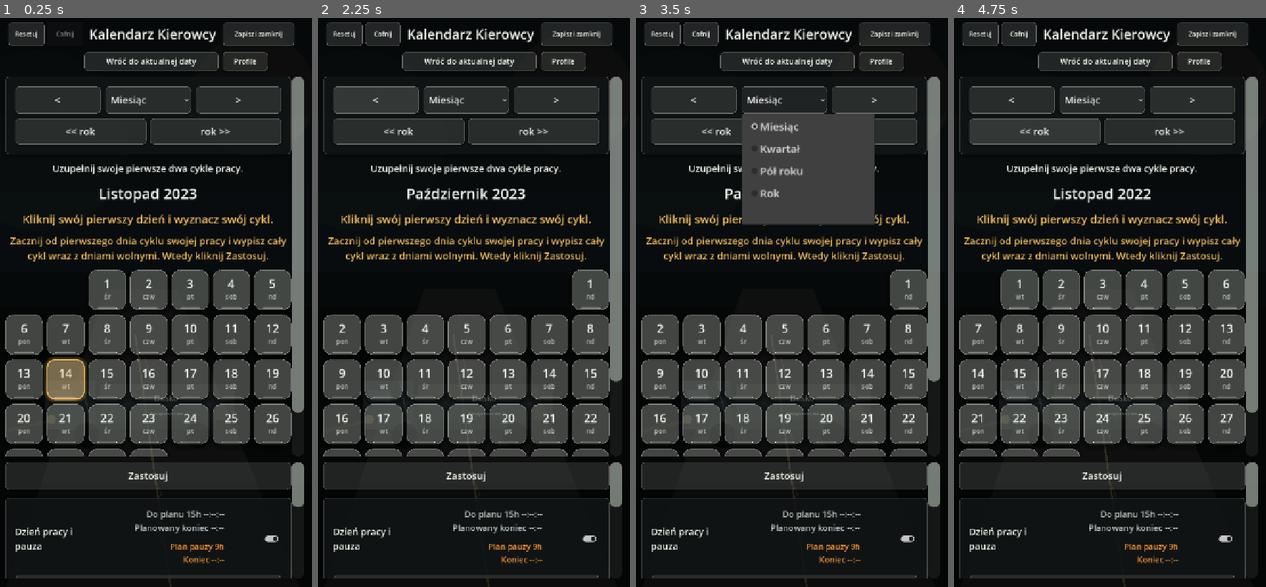
Above: before the commit, frames 1-4 (left to right).
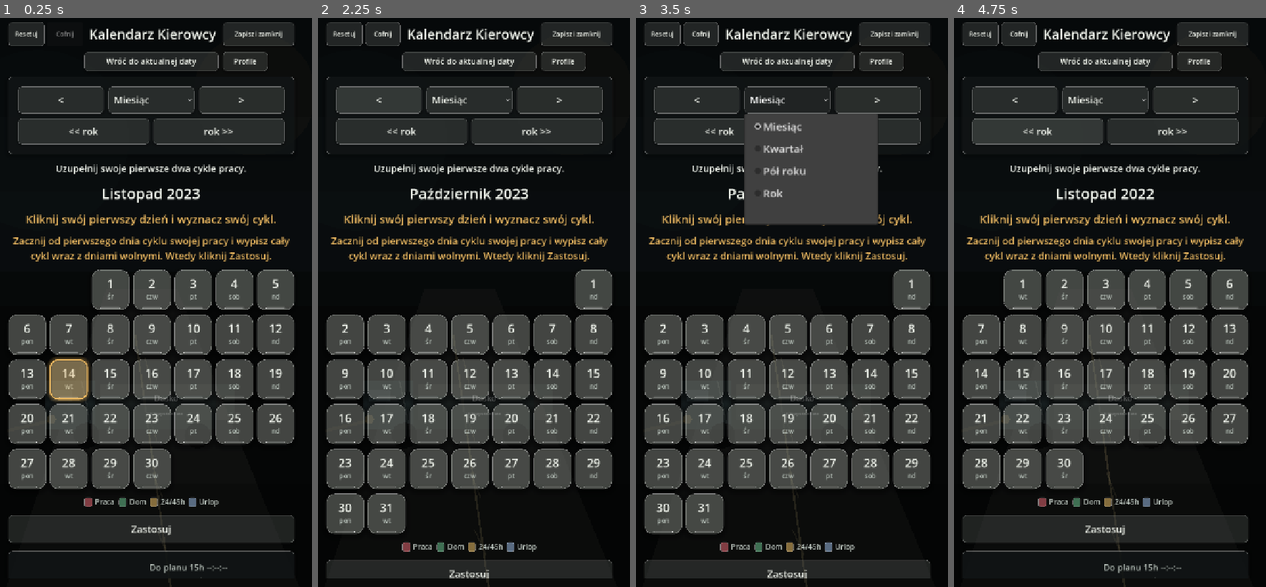
Above: after the commit, the same moments.

Repository: ElKlient/IDOL-Genesis
Game: Godot game, scene res://scenes/main.tscn
The game is run twice, just before and just after one commit, with the same random seed, the same clock (stepped at 60 frames per second) and the same inputs.
Inputs:
- Up to frame 1 (0.25 s): no input
- Up to frame 2 (2.25 s): click "Zapisz i zamknij" at 0.5 s; click "Cofnij" at 1.25 s; click "<" at 2 s
- Up to frame 3 (3.5 s): click "Miesiąc" at 2.75 s
- Up to frame 4 (4.75 s): click ">" at 3.5 s; click "<< rok" at 4.25 s

The runs differ from the first frame. In frame 1, 20% of the frame differs, in the area x 1-98%, y 10-99%; in frame 2, 21%; in frame 3, 20%; in frame 4, 20%.

Commit message:
Scroll calendar and work tools together without visible scrollbars

Diff:
--- a/scripts/main.gd
+++ b/scripts/main.gd
@@ -344,20 +344,26 @@
 	safe_margin.add_child(screen_root)
 
 	calendar_scroll = ScrollContainer.new()
+	# Calendar and tools share one scrolling page; keep both existing references.
+	main_scroll = calendar_scroll
 	calendar_scroll.horizontal_scroll_mode = ScrollContainer.SCROLL_MODE_DISABLED
-	calendar_scroll.vertical_scroll_mode = ScrollContainer.SCROLL_MODE_DISABLED
+	calendar_scroll.vertical_scroll_mode = ScrollContainer.SCROLL_MODE_SHOW_NEVER
 	calendar_scroll.scroll_deadzone = TOUCH_SCROLL_DEADZONE_MENU
 	calendar_scroll.size_flags_horizontal = Control.SIZE_EXPAND_FILL
-	calendar_scroll.size_flags_vertical = Control.SIZE_SHRINK_BEGIN
+	calendar_scroll.size_flags_vertical = Control.SIZE_EXPAND_FILL
 	calendar_scroll.clip_contents = true
 	calendar_scroll.resized.connect(_sync_calendar_root_width)
-	calendar_scroll.gui_input.connect(_on_calendar_scroll_gui_input)
+	calendar_scroll.gui_input.connect(_on_main_scroll_gui_input)
 	screen_root.add_child(calendar_scroll)
+	_style_main_scrollbar()
 
 	var calendar_center := CenterContainer.new()
 	calendar_center.size_flags_horizontal = Control.SIZE_EXPAND_FILL
 	calendar_center.clip_contents = true
 	calendar_scroll.add_child(calendar_center)
+	var page := VBoxContainer.new()
+	page.add_theme_constant_override("separation", 18)
+	calendar_center.add_child(page)
 
 	_add_return_today_overlay()
 	_add_reset_undo_overlay()
@@ -370,32 +376,14 @@
 	root.custom_minimum_size = Vector2(PORTRAIT_WIDTH, 0)
 	root.size_flags_horizontal = Control.SIZE_SHRINK_CENTER
 	root.add_theme_constant_override("separation", 18)
-	root.minimum_size_changed.connect(_fit_calendar_height.call_deferred)
-	calendar_center.add_child(root)
-
-	main_scroll = ScrollContainer.new()
-	main_scroll.horizontal_scroll_mode = ScrollContainer.SCROLL_MODE_DISABLED
-	main_scroll.scroll_deadzone = TOUCH_SCROLL_DEADZONE_MENU
-	main_scroll.size_flags_horizontal = Control.SIZE_EXPAND_FILL
-	main_scroll.size_flags_vertical = Control.SIZE_EXPAND_FILL
-	main_scroll.clip_contents = true
-	main_scroll.resized.connect(_sync_calendar_root_width)
-	main_scroll.gui_input.connect(_on_main_scroll_gui_input)
-	screen_root.add_child(main_scroll)
-	_lock_horizontal_scroll_deferred()
-	_style_main_scrollbar()
-	_style_calendar_scrollbar()
-
-	var options_center := CenterContainer.new()
-	options_center.size_flags_horizontal = Control.SIZE_EXPAND_FILL
-	options_center.clip_contents = true
-	main_scroll.add_child(options_center)
+	root.minimum_size_changed.connect(_sync_calendar_touch_shield.call_deferred)
+	page.add_child(root)
 
 	options_root = VBoxContainer.new()
 	options_root.custom_minimum_size = Vector2(PORTRAIT_WIDTH, 0)
 	options_root.size_flags_horizontal = Control.SIZE_SHRINK_CENTER
 	options_root.add_theme_constant_override("separation", 18)
-	options_center.add_child(options_root)
+	page.add_child(options_root)
 	_sync_calendar_root_width()
 
 	header_bar = HBoxContainer.new()
@@ -454,6 +442,7 @@
 	screen_root.move_child(return_today_spacer, 1)
 
 	navigation_panel = _build_navigation_panel()
+	navigation_panel.mouse_filter = Control.MOUSE_FILTER_PASS
 	root.add_child(navigation_panel)
 
 	summary_label = _make_label("", 21, COLOR_TEXT)
@@ -967,7 +956,8 @@
 	if _range_months() > 1:
 		calendar_touch_shield.visible = false
 		return
-	if calendar_only_mode and calendar_scroll.vertical_scroll_mode == ScrollContainer.SCROLL_MODE_DISABLED:
+	var scroll_bar := main_scroll.get_v_scroll_bar()
+	if calendar_only_mode and scroll_bar.max_value <= scroll_bar.page:
 		var viewport_rect := get_viewport_rect()
 		calendar_touch_shield.position = viewport_rect.position
 		calendar_touch_shield.size = viewport_rect.size
@@ -1069,6 +1059,7 @@
 
 func _build_day_tools_panel() -> PanelContainer:
 	var panel := _panel()
+	panel.mouse_filter = Control.MOUSE_FILTER_PASS
 	var box := _panel_box(panel)
 
 	var header := HBoxContainer.new()
@@ -1569,10 +1560,9 @@
 	if not saved:
 		calendar_only_mode = false
 	_update_main_scroll_touch_mode()
-	_update_calendar_scroll_touch_mode()
-
-	if main_scroll != null:
-		main_scroll.visible = not calendar_only_mode
+
+	if options_root != null:
+		options_root.visible = not calendar_only_mode
 	if navigation_panel != null:
 		navigation_panel.visible = not calendar_only_mode
 	if quick_navigation_panel != null:
@@ -1615,7 +1605,7 @@
 		_set_profile_panel_visible(false)
 	_apply_day_tools_visibility()
 	_update_undo_buttons()
-	_fit_calendar_height.call_deferred()
+	_sync_calendar_touch_shield.call_deferred()
 
 
 func _update_main_scroll_touch_mode() -> void:
@@ -1624,57 +1614,17 @@
 
 	main_scroll.scroll_deadzone = TOUCH_SCROLL_DEADZONE_MENU
 	main_scroll.horizontal_scroll_mode = ScrollContainer.SCROLL_MODE_DISABLED
-	main_scroll.vertical_scroll_mode = ScrollContainer.SCROLL_MODE_DISABLED if calendar_only_mode else ScrollContainer.SCROLL_MODE_AUTO
-	if calendar_only_mode:
-		main_scroll.scroll_vertical = 0
+	main_scroll.vertical_scroll_mode = ScrollContainer.SCROLL_MODE_SHOW_NEVER
 	_lock_horizontal_scroll_deferred()
-
-
-func _update_calendar_scroll_touch_mode() -> void:
-	if calendar_scroll == null:
-		return
-
-	var multi_month_view := _range_months() > 1
-	calendar_scroll.scroll_deadzone = TOUCH_SCROLL_DEADZONE_MENU
-	calendar_scroll.horizontal_scroll_mode = ScrollContainer.SCROLL_MODE_DISABLED
-	calendar_scroll.size_flags_vertical = Control.SIZE_EXPAND_FILL if multi_month_view else Control.SIZE_SHRINK_BEGIN
-	calendar_scroll.size_flags_stretch_ratio = 3.0 if multi_month_view else 1.0
-	if multi_month_view:
-		calendar_scroll.vertical_scroll_mode = ScrollContainer.SCROLL_MODE_AUTO
-		calendar_scroll.custom_minimum_size.y = 0
-	else:
-		_fit_calendar_height.call_deferred()
-	_lock_horizontal_scroll_deferred()
-
-
-func _fit_calendar_height() -> void:
-	if calendar_root == null or main_scroll == null or _range_months() > 1:
-		return
-	var available_height := get_viewport_rect().size.y - 38.0
-	for fixed_control in [header_bar, return_today_spacer]:
-		if fixed_control != null and fixed_control.visible:
-			available_height -= fixed_control.get_combined_minimum_size().y + 12.0
-	if not calendar_only_mode:
-		available_height -= minf(260.0, get_viewport_rect().size.y * 0.25) + 12.0
-	var content_height := calendar_root.get_combined_minimum_size().y
-	var height_limit := maxf(180.0, available_height)
-	var needs_scroll := content_height > height_limit
-	calendar_scroll.vertical_scroll_mode = ScrollContainer.SCROLL_MODE_AUTO if needs_scroll else ScrollContainer.SCROLL_MODE_DISABLED
-	calendar_scroll.custom_minimum_size.y = minf(content_height, height_limit)
-	if not needs_scroll:
-		calendar_scroll.scroll_vertical = 0
-	_sync_calendar_touch_shield()
 
 
 func _sync_calendar_root_width() -> void:
 	if calendar_root == null and options_root == null:
 		return
 
-	var available_width := get_viewport_rect().size.x - 36.0 - SCROLLBAR_TOUCH_WIDTH
-	if calendar_scroll != null and calendar_scroll.size.x > 0.0:
-		available_width = calendar_scroll.size.x - SCROLLBAR_TOUCH_WIDTH
-	elif main_scroll != null and main_scroll.size.x > 0.0:
-		available_width = main_scroll.size.x - SCROLLBAR_TOUCH_WIDTH
+	var available_width := get_viewport_rect().size.x - 36.0
+	if main_scroll != null and main_scroll.size.x > 0.0:
+		available_width = main_scroll.size.x
 	if available_width <= 0.0:
 		return
 
@@ -1686,7 +1636,7 @@
 	if header_bar != null:
 		header_bar.custom_minimum_size.x = root_width
 	_lock_horizontal_scroll_deferred()
-	_fit_calendar_height.call_deferred()
+	_sync_calendar_touch_shield.call_deferred()
 
 
 func _update_undo_buttons() -> void:
@@ -2609,7 +2559,7 @@
 		child.queue_free()
 
 	var month_count := _range_months()
-	_update_calendar_scroll_touch_mode()
+	_update_main_scroll_touch_mode()
 	var range_start_month := _visible_range_start_month()
 	var counts := _count_visible_months(current_year, range_start_month, month_count)
 
@@ -3786,7 +3736,7 @@
 
 func _connect_day_tool_tap(button: BaseButton, action: Callable) -> void:
 	_register_scroll_safe_control(button)
-	button.mouse_filter = Control.MOUSE_FILTER_STOP
+	button.mouse_filter = Control.MOUSE_FILTER_PASS
 	button.action_mode = BaseButton.ACTION_MODE_BUTTON_RELEASE
 	button.pressed.connect(func() -> void:
 		_run_day_tool_button_action(button, action)
@@ -3810,7 +3760,7 @@
 	_register_scroll_safe_control(button)
 	if not navigation_buttons.has(button):
 		navigation_buttons.append(button)
-	button.mouse_filter = Control.MOUSE_FILTER_STOP
+	button.mouse_filter = Control.MOUSE_FILTER_PASS
 	button.action_mode = BaseButton.ACTION_MODE_BUTTON_RELEASE
 	button.pressed.connect(func() -> void:
 		_run_navigation_button_action_for_button(button, action)
@@ -4066,7 +4016,7 @@
 func _consume_calendar_only_drag(event: InputEvent) -> bool:
 	if not calendar_only_mode or not _event_is_drag_motion(event):
 		return false
-	if not _event_is_horizontal_drag(event) and calendar_scroll.vertical_scroll_mode == ScrollContainer.SCROLL_MODE_AUTO:
+	if not _event_is_horizontal_drag(event) and main_scroll.vertical_scroll_mode != ScrollContainer.SCROLL_MODE_DISABLED:
 		return false
 
 	_block_touch_drag_actions()
@@ -4490,12 +4440,7 @@
 
 func _lock_horizontal_scroll_deferred() -> void:
 	_lock_horizontal_scroll()
-	if main_scroll != null:
-		main_scroll.set_deferred("scroll_horizontal", 0)
-		main_scroll.get_h_scroll_bar().set_deferred("value", 0)
-	if calendar_scroll != null:
-		calendar_scroll.set_deferred("scroll_horizontal", 0)
-		calendar_scroll.get_h_scroll_bar().set_deferred("value", 0)
+	_lock_horizontal_scroll.call_deferred()
 
 
 func _lock_horizontal_scroll() -> void:
@@ -4510,9 +4455,14 @@
 		return
 
 	var horizontal_bar := scroll_container.get_h_scroll_bar()
-	scroll_container.horizontal_scroll_mode = ScrollContainer.SCROLL_MODE_DISABLED
-	scroll_container.scroll_horizontal = 0
-	horizontal_bar.value = 0
+	if scroll_container.horizontal_scroll_mode != ScrollContainer.SCROLL_MODE_DISABLED:
+		scroll_container.horizontal_scroll_mode = ScrollContainer.SCROLL_MODE_DISABLED
+	# Setting either scroll offset cancels Godot's active drag, even for zero.
+	# Do not interrupt a vertical finger gesture just to reassign the same value.
+	if scroll_container.scroll_horizontal != 0:
+		scroll_container.scroll_horizontal = 0
+	if horizontal_bar.value != 0:
+		horizontal_bar.value = 0
 	horizontal_bar.visible = false
 	horizontal_bar.custom_minimum_size.y = 0
 	horizontal_bar.mouse_filter = Control.MOUSE_FILTER_IGNORE
--- a/tests/calendar_mobile_audit.gd
+++ b/tests/calendar_mobile_audit.gd
@@ -44,6 +44,43 @@
 	return tile(day).get_global_rect().encloses(label.get_global_rect()) and text_width <= label.size.x and label.get_global_rect().end.y <= tile(day).get_global_rect().end.y - 9
 
 
+func swipe(position: Vector2, delta: Vector2) -> void:
+	# ScrollContainer consumes the mouse events Godot emulates from touch.
+	var hover := InputEventMouseMotion.new()
+	hover.position = position
+	hover.global_position = position
+	Input.parse_input_event(hover)
+	var touch := InputEventMouseButton.new()
+	touch.position = position
+	touch.global_position = position
+	touch.button_index = MOUSE_BUTTON_LEFT
+	touch.button_mask = MOUSE_BUTTON_MASK_LEFT
+	touch.pressed = true
+	Input.parse_input_event(touch)
+	await process_frame
+	for step in range(1, 7):
+		var drag := InputEventMouseMotion.new()
+		drag.button_mask = MOUSE_BUTTON_MASK_LEFT
+		drag.position = position + delta * step / 6.0
+		drag.global_position = drag.position
+		drag.relative = delta / 6.0
+		Input.parse_input_event(drag)
+		await process_frame
+	touch = InputEventMouseButton.new()
+	touch.button_index = MOUSE_BUTTON_LEFT
+	touch.position = position + delta
+	touch.global_position = touch.position
+	Input.parse_input_event(touch)
+	await settle()
+
+
+func capture(name: String) -> void:
+	if DisplayServer.get_name() == "headless": return
+	await RenderingServer.frame_post_draw
+	root.get_texture().get_image().save_png("user://%s.png" % name)
+	print("SCREENSHOT | %s" % ProjectSettings.globalize_path("user://%s.png" % name))
+
+
 func _run() -> void:
 	for path in [Main.SETTINGS_PATH, Main.SETTINGS_BACKUP_PATH, Main.SETTINGS_TEMP_PATH]:
 		if FileAccess.file_exists(path): DirAccess.remove_absolute(path)
@@ -51,6 +88,7 @@
 	root.content_scale_size = root.size
 	root.content_scale_mode = Window.CONTENT_SCALE_MODE_CANVAS_ITEMS
 	root.gui_embed_subwindows = true
+	print("TOUCHSCREEN | %s" % DisplayServer.is_touchscreen_available())
 	app = Main.new()
 	root.add_child(app)
 	app.set_anchors_and_offsets_preset(Control.PRESET_FULL_RECT)
@@ -77,6 +115,7 @@
 	check("Recorded time retains seconds", recorded >= 47747 and recorded <= 47749)
 	check("Manual entry appears as 13:30 on selected day", hours(24) != null and hours(24).text == "13:30" and app.worked_seconds_by_day["2026-09-24"] == 48600)
 	check("Time labels fit tiles above accent stripe", hours_fit(24) and hours_fit(25))
+	await capture("mobile-hours")
 	app._save_worked_seconds_for_day(app.work_start_unix, 20) # No active start: must not add.
 	check("Invalid start cannot add hours", app.worked_seconds_by_day["2026-09-25"] == recorded)
 	app._add_worked_seconds_for_day_key("2026-09-25", 20)
@@ -97,7 +136,42 @@
 	app._confirm_clear_selected_day_hours()
 	await settle()
 	check("Clearing one day removes its time only", hours(25) == null and hours(24).text == "13:30" and not app.worked_seconds_by_day.has("2026-09-25"))
+	app.main_scroll.scroll_vertical = 0
+	await settle()
+	var calendar_top: float = app.calendar_root.global_position.y
+	var tools_top: float = app.day_tools_panel.global_position.y
+	var header_position: Vector2 = app.header_bar.global_position
+	await swipe(tile(10).get_global_rect().get_center(), Vector2(0, -220))
+	check("Finger swipe on calendar scrolls the whole page", app.main_scroll.scroll_vertical > 50 and app.calendar_root.global_position.y < calendar_top and app.day_tools_panel.global_position.y < tools_top)
+	check("Calendar and tools move together", is_equal_approx(calendar_top - app.calendar_root.global_position.y, tools_top - app.day_tools_panel.global_position.y))
+	check("Scrolling keeps header fixed and scrollbars hidden", app.header_bar.global_position == header_position and not app.main_scroll.get_v_scroll_bar().visible and not app.main_scroll.get_h_scroll_bar().visible)
+	check("Vertical swipe does not open a day or change month", not app.day_action_dialog.visible and app.current_year == 2026 and app.current_month == 9)
+	# Stop inertia and leave room below the work button for the next gesture.
+	app.main_scroll.scroll_vertical = 0
+	app.main_scroll.ensure_control_visible(app.start_work_button)
+	await settle()
+	check("Work buttons can be reached by scrolling", app.main_scroll.get_global_rect().encloses(app.start_work_button.get_global_rect()))
+	var scroll_before: int = app.main_scroll.scroll_vertical
+	await swipe(app.start_work_button.get_global_rect().get_center(), Vector2(0, -100))
+	check("Swiping on a work button scrolls without starting a shift", app.main_scroll.scroll_vertical > scroll_before and app.work_start_unix == 0)
+	await capture("mobile-tools")
+	app.main_scroll.scroll_vertical = 0
+	await settle()
+	await swipe(tile(10).get_global_rect().get_center(), Vector2(-100, 0))
+	check("Horizontal swipe stays blocked", app.main_scroll.scroll_horizontal == 0 and app.current_year == 2026 and app.current_month == 9)
+	app._enter_calendar_only_mode()
+	await settle()
+	check("Calendar-only mode preserves calendar and hides tools", app.main_scroll.is_visible_in_tree() and not app.day_tools_panel.is_visible_in_tree() and app.return_today_button.is_visible_in_tree())
+	app._apply_range_selection(3, 0)
+	await settle()
+	var overview_button: Button = app.day_touch_targets[10].button
+	await swipe(overview_button.get_global_rect().get_center(), Vector2(0, -150))
+	check("Year overview supports vertical finger scrolling", app.main_scroll.scroll_vertical > 0 and app._range_months() == 12 and not app.main_scroll.get_v_scroll_bar().visible)
 	print("RESULT | passed=%d failed=%d" % [passed, failed])
-	app.queue_free()
+	# The legacy settings controls deliberately live outside the tree.
+	for control_name in ["settings_panel", "schedule_option", "system_work_spin", "system_home_spin", "start_input", "fixed_start_toggle", "fixed_start_option", "weekly_rest_toggle", "custom_panel", "custom_length_spin", "error_label"]:
+		var control = app.get(control_name)
+		if is_instance_valid(control) and control.get_parent() == null: control.free()
+	app.free()
 	await settle()
 	quit(0 if failed == 0 else 1)
--- a/tests/release_audit.gd
+++ b/tests/release_audit.gd
@@ -251,7 +251,9 @@
 	await _capture("04-timer")
 	app._apply_range_selection(3, 0)
 	await _settle()
-	_check("Year view enables vertical scrolling", app.calendar_scroll.vertical_scroll_mode == ScrollContainer.SCROLL_MODE_AUTO)
+	app.main_scroll.scroll_vertical = 200
+	await _settle()
+	_check("Year view scrolls without a visible scrollbar", app.main_scroll.scroll_vertical > 0 and not app.main_scroll.get_v_scroll_bar().visible)
 	await _capture("05-year")
 	_clean()
 	app.work_start_unix = int(Time.get_unix_time_from_datetime_string("2026-09-30T23:00:00"))
